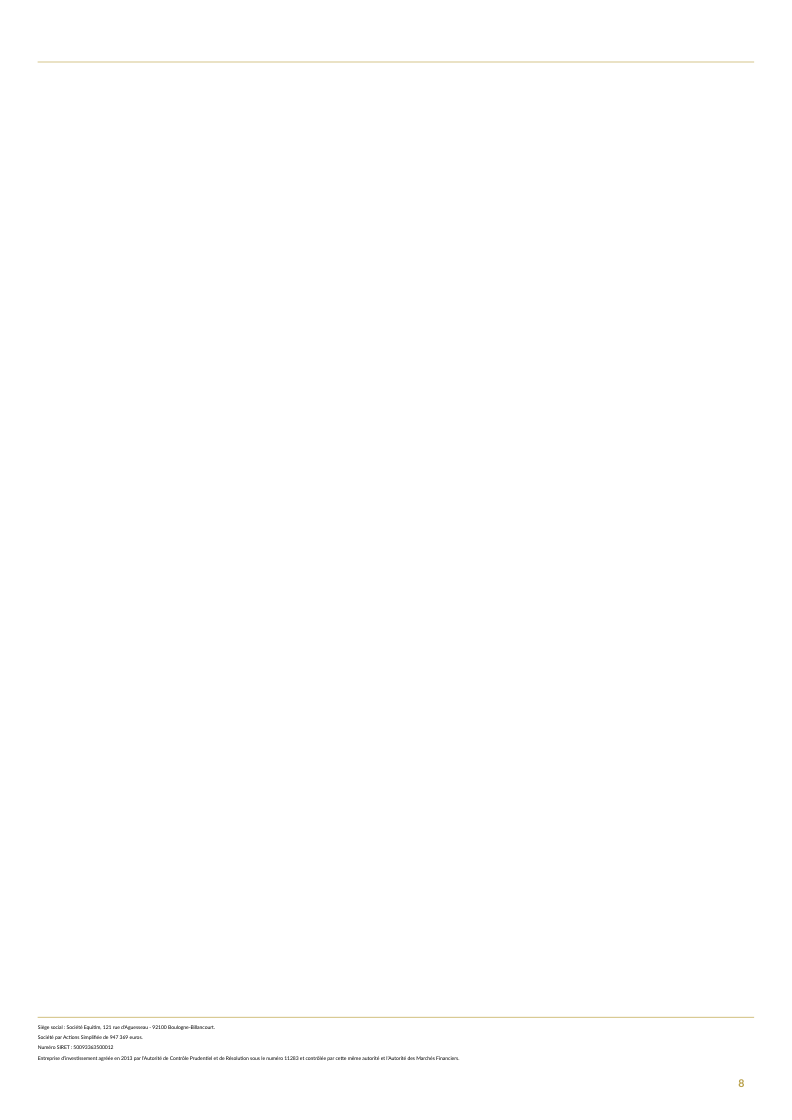
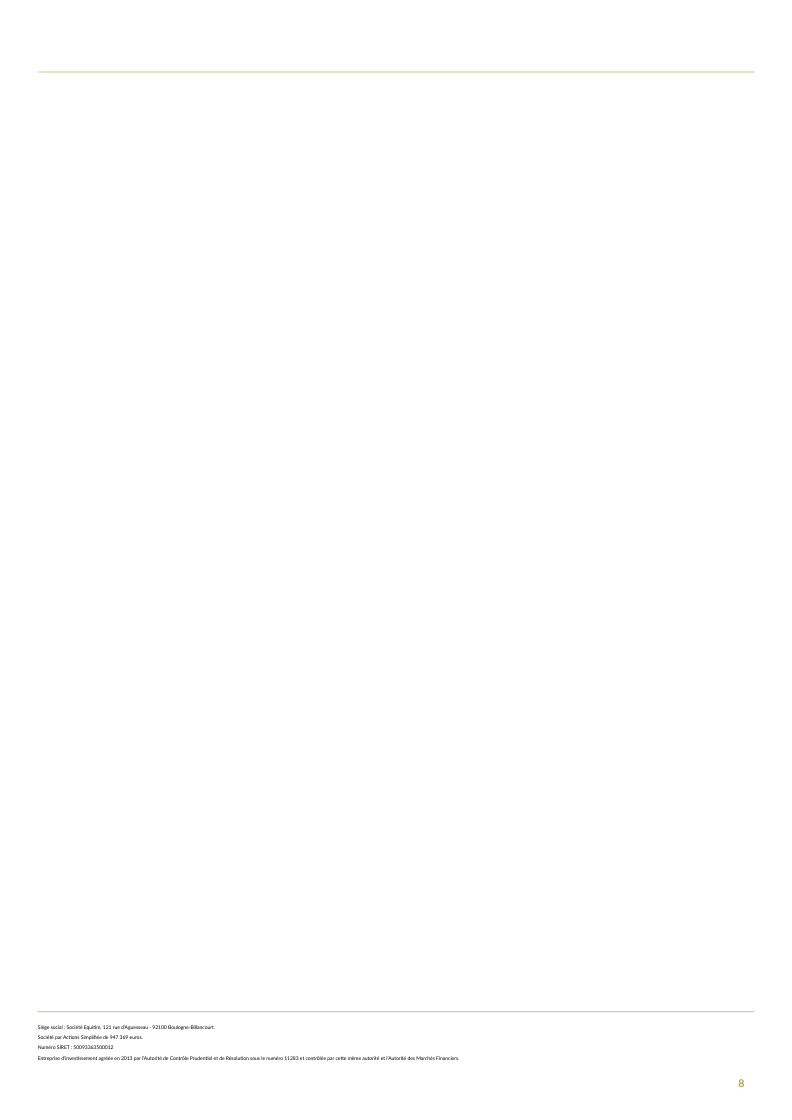
Before and after one commit to guillaumejacquin/Moulinette_Brochure_Equitim, a slide deck: slide 8 of result/kopkpopok- FR0014009DK8result.pptx. Drawn at 792x1120 pixels with LibreOffice and Linux fonts; fonts in the diff are those of the drawing; background and template pictures are left out. Boxes give left, top, right and bottom in pixels: in the first picture for what was removed or moved away, otherwise in the second. Text is boxed around its words. In the diff, an @@ line names an element or a change of style, - is before the commit and + after.

```diff
--- a/result/kopkpopok- FR0014009DK8result.pptx
+++ b/result/kopkpopok- FR0014009DK8result.pptx
@@ rectangle moved from (x1=37, y1=61, x2=754, y2=62) to (x1=37, y1=72, x2=754, y2=73) @@
@@ rectangle removed at (x1=37, y1=1017, x2=754, y2=1018) @@
@@ rectangle added at (x1=37, y1=1011, x2=754, y2=1012), fill #C5AF5C @@
```
Also in this commit, not shown: 7 other slides changed, 51 other files.
